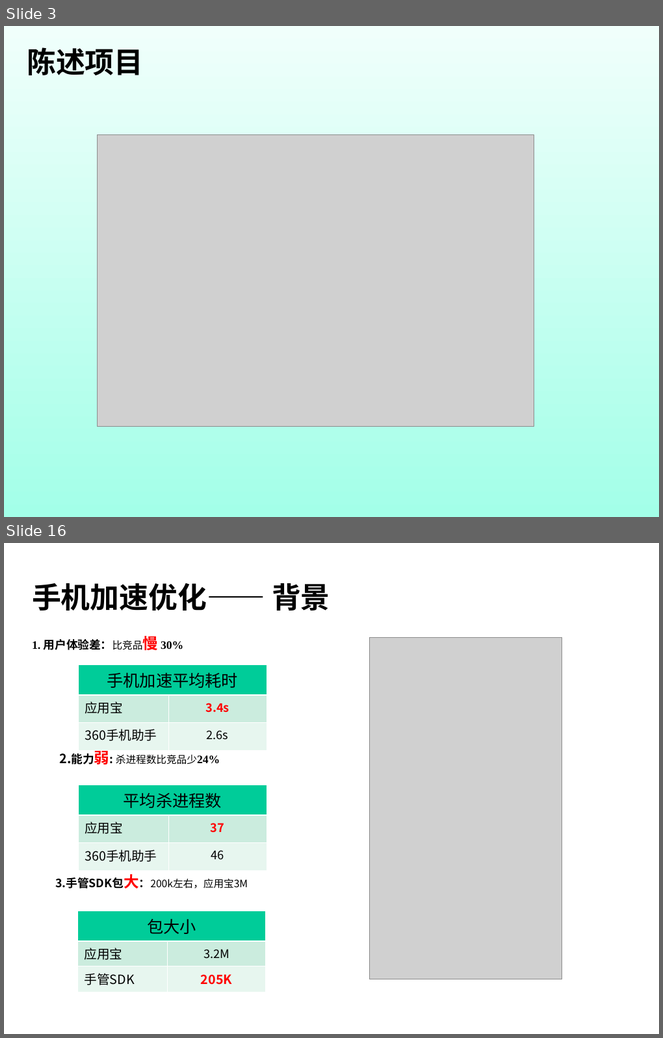
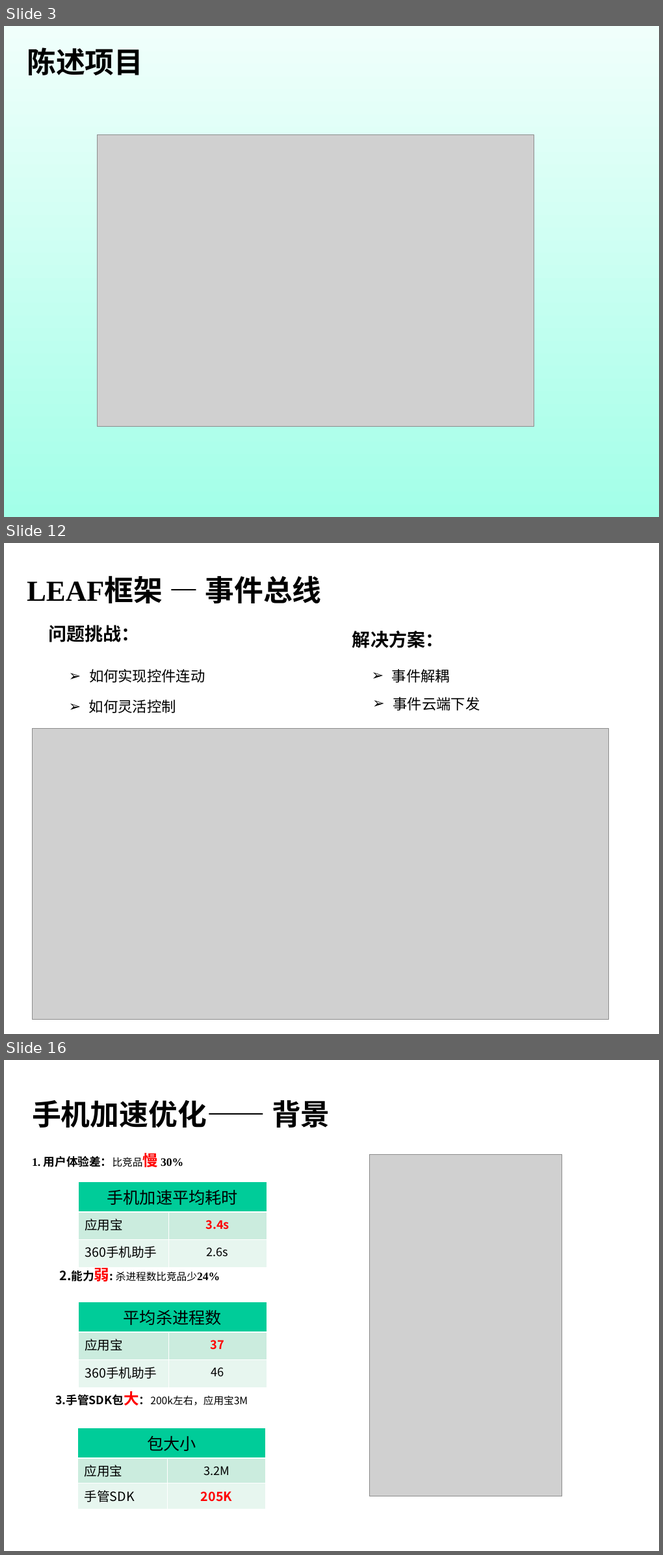
Before and after one commit to hamlingong/data, a slide deck: promote/龚海龙-v1.0.ppt. Shown one above the other, each under a label of ours: slides 3 and 16 before the commit, slides 3, 12 and 16 after it; the slides between them are not shown. The pictures are 663x1038 and 663x1555 pixels, drawn with LibreOffice and Linux fonts; fonts in the diff are those of the drawing; grey boxes stand for pictures; background and template pictures are left out. Boxes give left, top, right and bottom in pixels: in the first picture for what was removed or moved away, otherwise in the second. Text is boxed around its words. In the diff, an @@ line names an element or a change of style, - is before the commit and + after.

```diff
--- a/promote/龚海龙-v1.0.ppt
+++ b/promote/龚海龙-v1.0.ppt
@@ slide 12 added at box(4, 543, 659, 1034), background picture (left out) @@
@@ text added at box(27, 575, 321, 603), 32 pt, text #000000, bold @@
+LEAF框架 — 事件总线
@@ text added at box(49, 625, 140, 642), 20 pt, text #000000, bold @@
+问题挑战：
@@ text added at box(352, 631, 443, 648), 20 pt, text #000000, bold @@
+解决方案：
@@ text added at box(89, 669, 206, 683), 16 pt, text #000000 @@
+  ➢ 如何实现控件连动
@@ text added at box(392, 669, 450, 683), 16 pt, text #000000 @@
+  ➢ 事件解耦
@@ text added at box(393, 697, 480, 711), 16 pt, text #000000 @@
+  ➢ 事件云端下发
@@ text added at box(89, 700, 176, 713), 16 pt, text #000000 @@
+  ➢ 如何灵活控制
@@ picture added at box(32, 728, 608, 1019) @@
```
Also in this commit, not shown: 13 slides changed, 1 slide removed, 2 other files.
